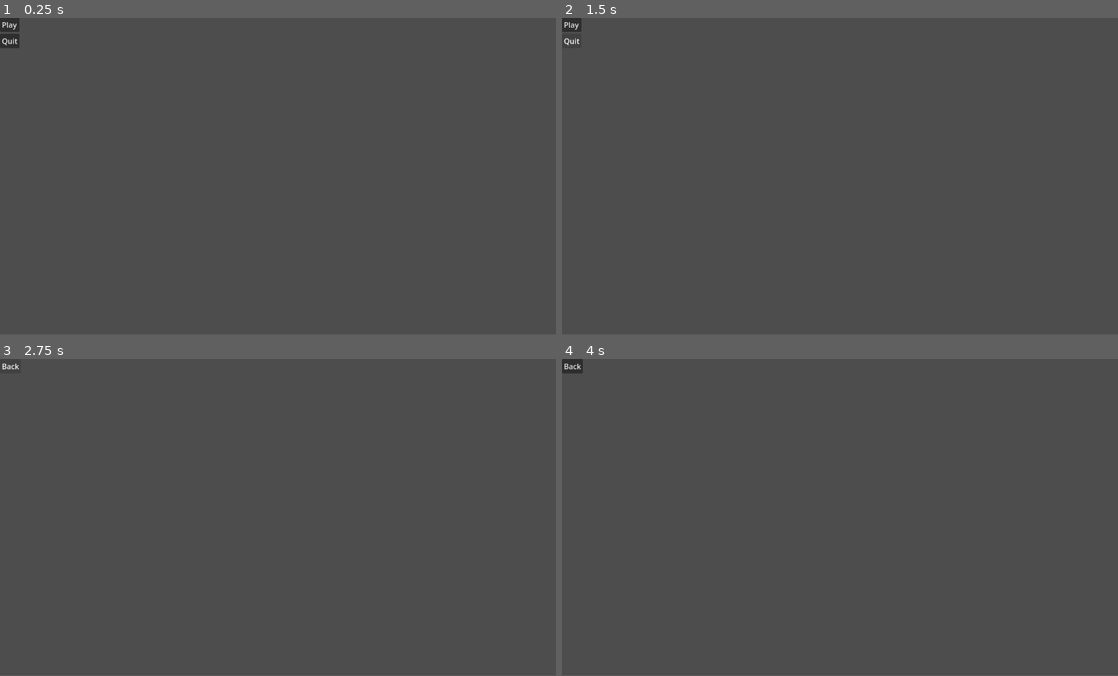
Above: before the commit, frames 1-4 (two rows, left to right).
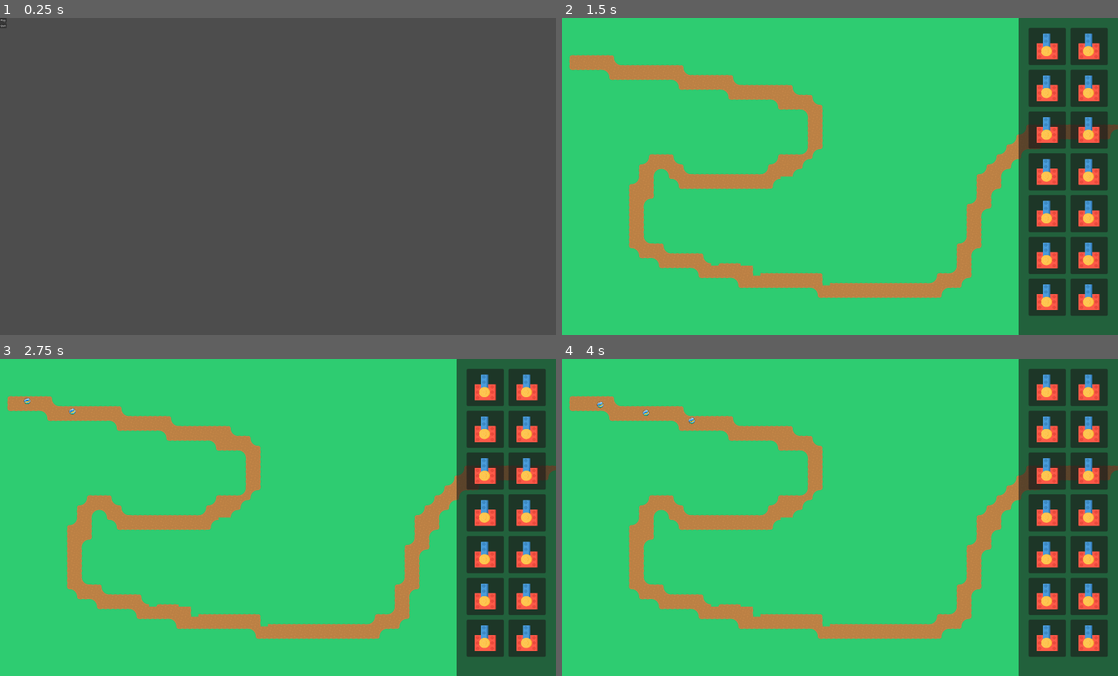
Above: after the commit, the same moments.

Repository: SirCatolot/No-more-marble-racing
Game: Godot game, scene res://scenes/ui/MainMenu.tscn
Same seed, same stepped clock (60 frames per second), same inputs: the game is played once before the commit and once after it.
Inputs (mouse positions are in pixels of both pictures, inside the frame that each line leads up to):
- Up to frame 1 (0.25 s): no input
- Up to frame 2 (1.5 s): click "Play" at 0.5 s; click (573, 24) at 1.25 s, where only the run before the commit has a clickable "Back"
- Up to frame 3 (2.75 s): click (11, 365) at 2 s, where only the run before the commit has a clickable "Play"
- Up to frame 4 (4 s): move the mouse to (962, 501) at 2.77 s; click (962, 501) at 2.92 s; tap Enter at 3.5 s; drag from (728, 533) to (812, 580) at 3.52 s
The window is 800x456 before the commit and 800x457 after it. Grey fills any space a smaller window leaves; there, only what the larger window draws over its background counts as a difference.

The runs differ from the first frame. In frame 1, 0.3% of the frame differs, in the area x 0-4%, y 0-10%; in frame 2, 100%, in the area x 0-100%, y 0-100%; in frame 3, 100%; in frame 4, 100%.

Commit message:
fixed rooting with game.
starts on main menu now. if user presses play, will go to the game

Diff:
--- a/project.godot
+++ b/project.godot
@@ -21,6 +21,7 @@
 window/size/viewport_height=2048
 window/size/window_width_override=1194
 window/size/window_height_override=682
+window/stretch/mode="viewport"
 
 [dotnet]
 
--- a/scripts/ui/main_menu.gd
+++ b/scripts/ui/main_menu.gd
@@ -5,7 +5,7 @@
 	$VBoxContainer/QuitButton.pressed.connect(_on_quit_pressed)
 
 func _on_play_pressed():
-	get_tree().change_scene_to_file("res://scenes/game/GameRoot.tscn")
+	get_tree().change_scene_to_file("res://scenes/game/main.tscn")
 	print("Play Pressed")
 
 func _on_quit_pressed():
Renamed: main.tscn -> scenes/game/main.tscn
